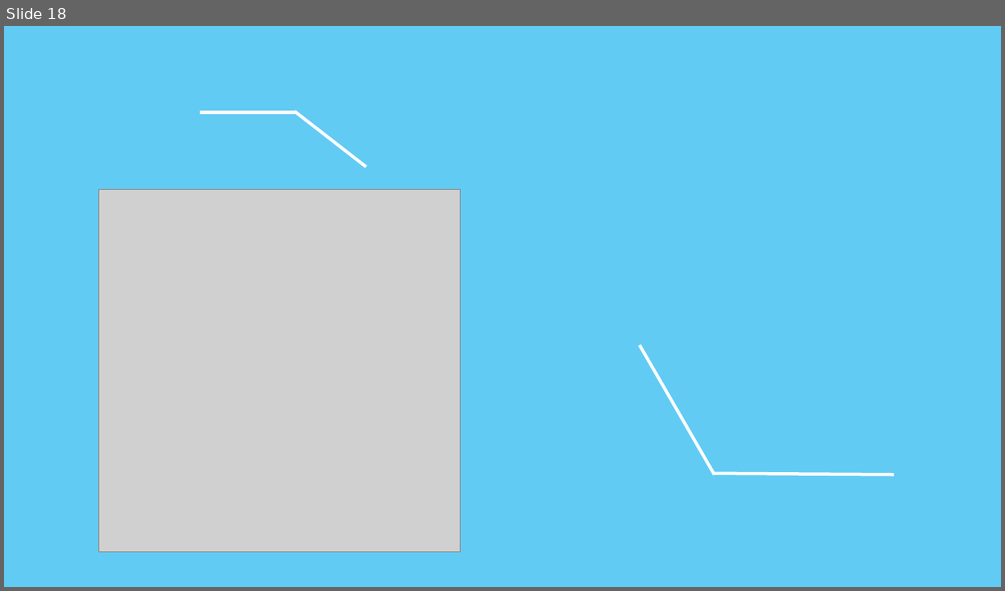
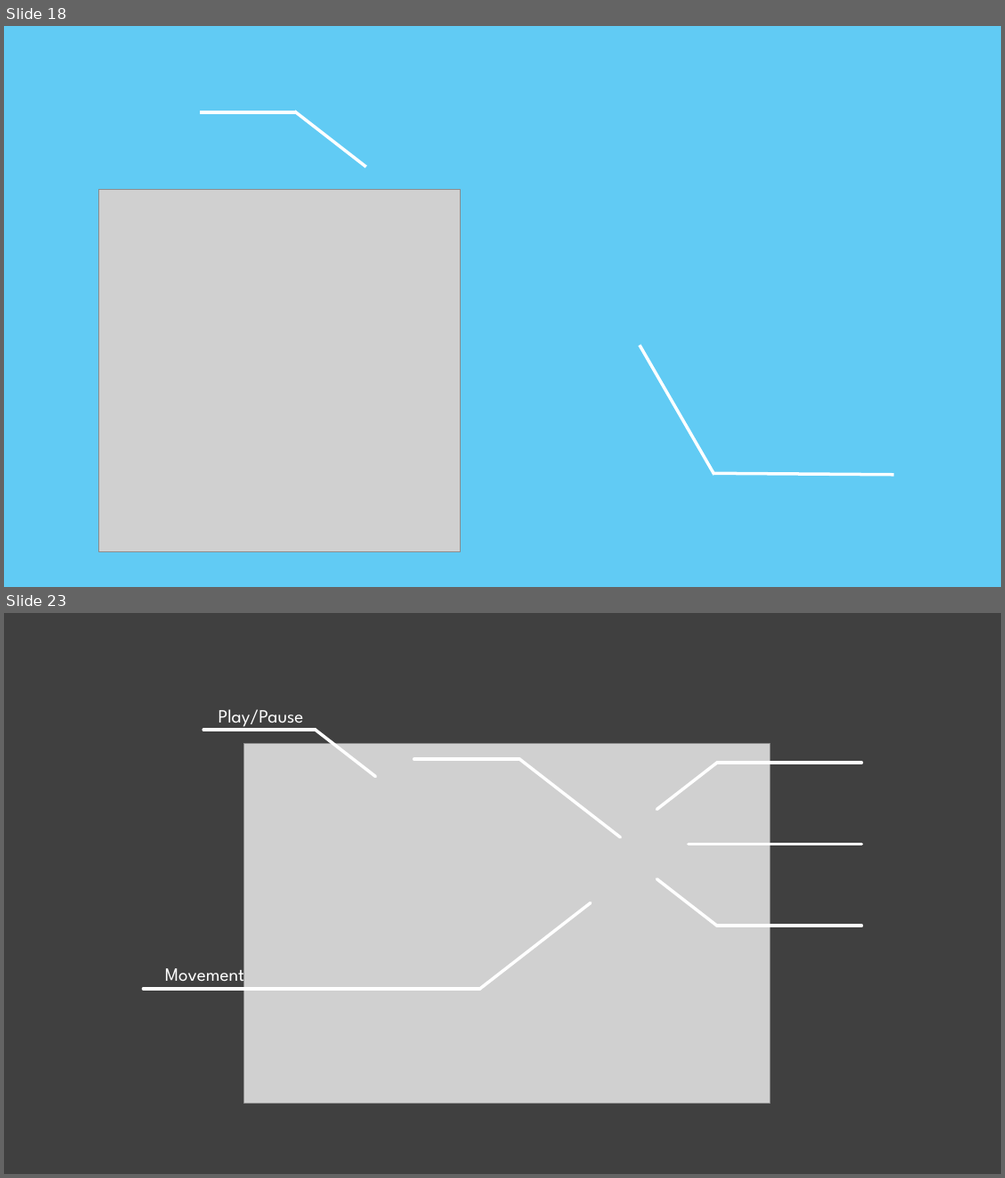
Before and after one commit to ShrutiSabbanii/VRHorror, a slide deck: SRS.pptx. Shown one above the other, each under a label of ours: slide 18 before the commit, slides 18 and 23 after it; the slides between them are not shown. The pictures are 1005x591 and 1005x1178 pixels, drawn with LibreOffice and Linux fonts; fonts in the diff are those of the drawing; grey boxes stand for pictures. Boxes give left, top, right and bottom in pixels: in the first picture for what was removed or moved away, otherwise in the second. Text is boxed around its words. In the diff, an @@ line names an element or a change of style, - is before the commit and + after.

```diff
--- a/SRS.pptx
+++ b/SRS.pptx
@@ slide 23 added at (x1=4, y1=613, x2=1001, y2=1174), background #404040 @@
@@ text added at (x1=218, y1=709, x2=304, y2=727), 18 pt, text #FFFFFF @@
+Play/Pause
@@ line added from (316, 730) to (203, 730), #FFFFFF 3 pt @@
@@ picture added at (x1=244, y1=743, x2=769, y2=1103) @@
@@ line added from (376, 777) to (316, 730), #FFFFFF 3 pt @@
@@ line added from (520, 759) to (413, 759), #FFFFFF 3 pt @@
@@ line added from (620, 837) to (520, 760), #FFFFFF 3 pt @@
@@ line added from (657, 809) to (718, 763), #FFFFFF 3 pt @@
@@ line added from (718, 763) to (862, 763), #FFFFFF 3 pt @@
@@ line added from (688, 844) to (862, 844), #FFFFFF 3 pt @@
@@ line added from (657, 879) to (718, 925), #FFFFFF 3 pt @@
@@ line added from (591, 903) to (480, 989), #FFFFFF 3 pt @@
@@ line added from (718, 925) to (862, 925), #FFFFFF 3 pt @@
@@ text added at (x1=165, y1=962, x2=244, y2=986), 18 pt, text #FFFFFF @@
+Movement
@@ line added from (479, 989) to (143, 989), #FFFFFF 3 pt @@
```
Also in this commit, not shown: 1 slide changed, 4 other slides added, 1 slide removed.
